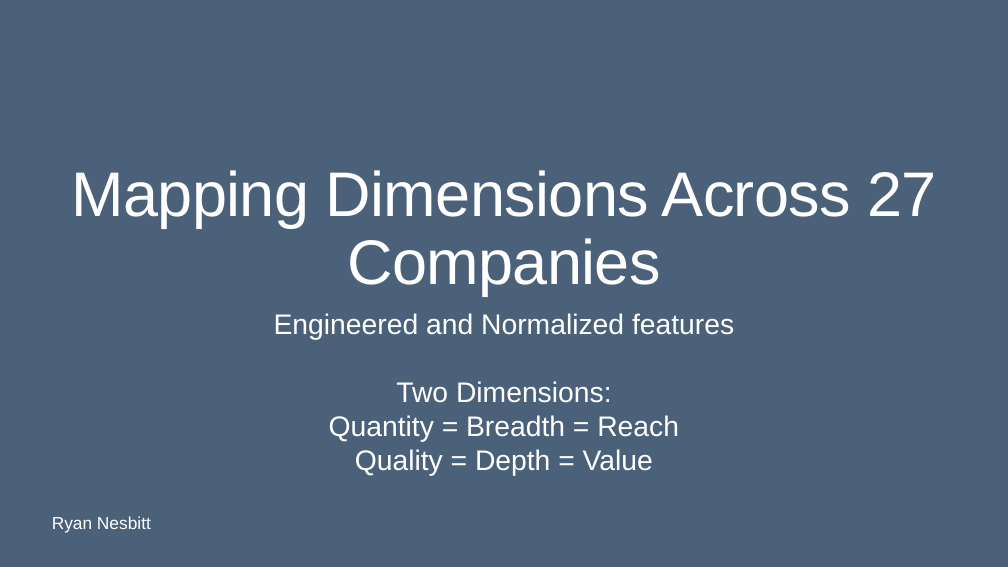
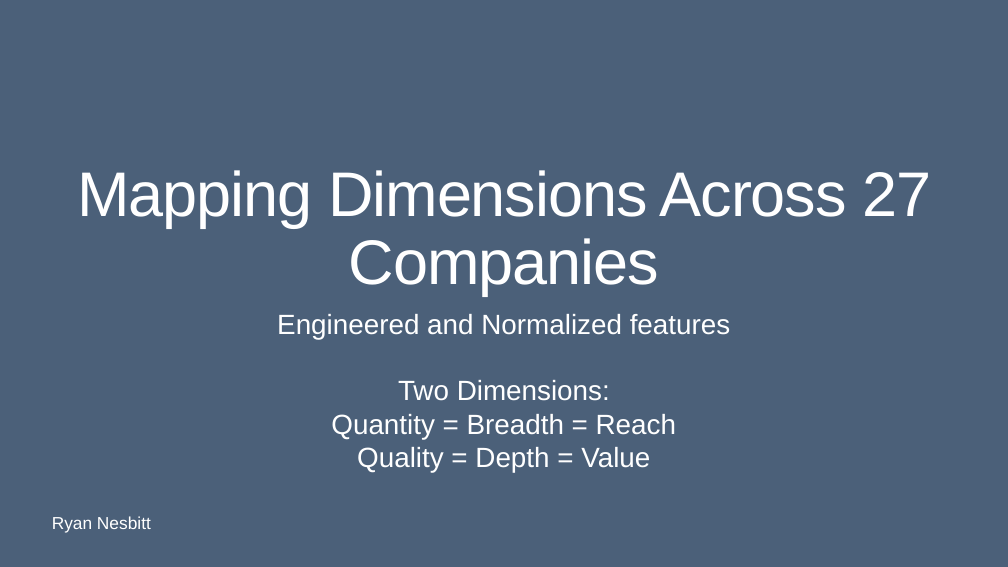
Before and after one commit to rmnesbitt/Competitive-Positioning-Matrix, a slide deck: slide 3 of executive_presentation.pptx. Drawn at 1008x567 pixels with LibreOffice and Linux fonts; fonts in the diff are those of the drawing. Boxes give left, top, right and bottom in pixels: in the first picture for what was removed or moved away, otherwise in the second. Text is boxed around its words. In the diff, an @@ line names an element or a change of style, - is before the commit and + after.

```diff
--- a/executive_presentation.pptx
+++ b/executive_presentation.pptx
@@ title "Mapping Dimensions Across 27 Companies" at [78, 170, 931, 296]: letter spacing -1.2 to -2 pt @@
@@ text "Engineered and Normalized features" at [277, 314, 730, 472]: size 53.9 to 53 pt @@
```
Also in this commit, not shown: 6 other slides changed.
